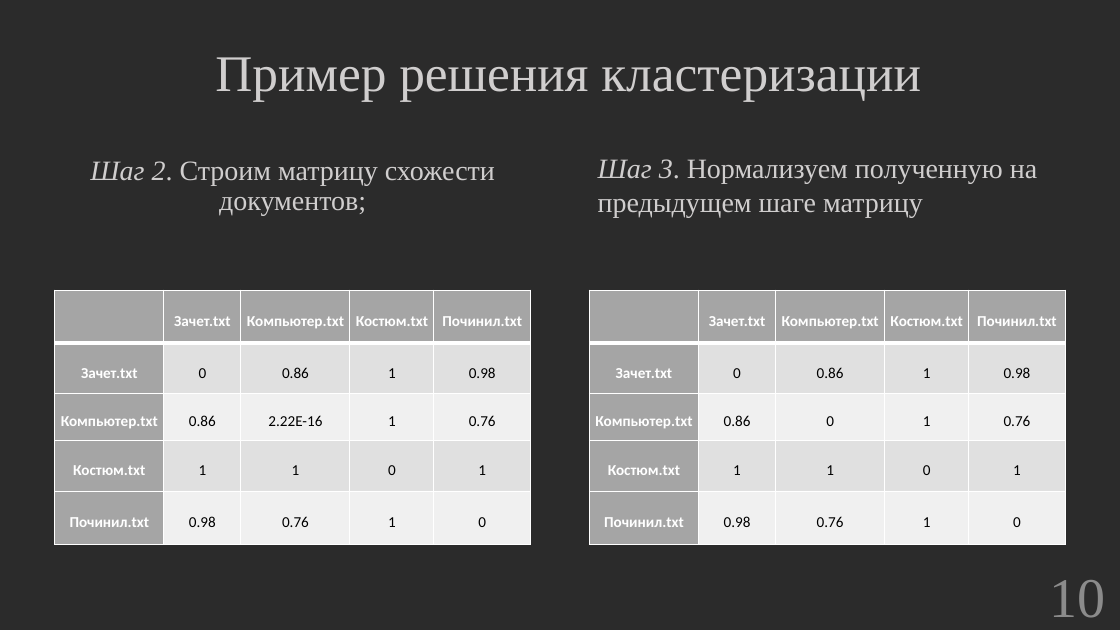
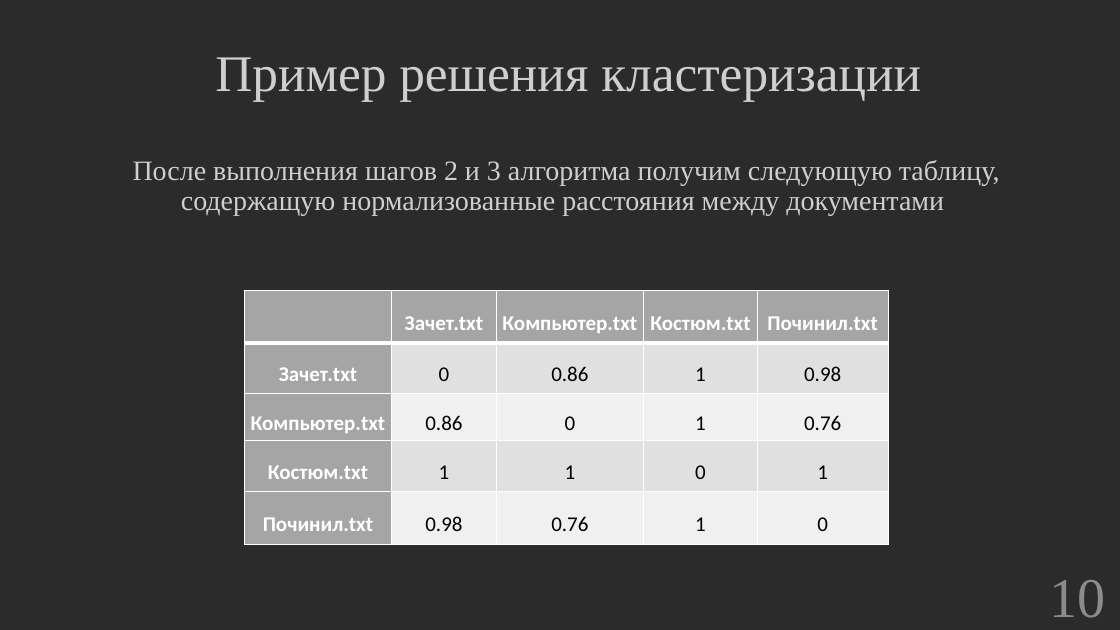
Before and after one commit to hetikk/diplom, a slide deck: slide 10 of docs/Презентация.pptx. Drawn at 1120x630 pixels with LibreOffice and Linux fonts; fonts in the diff are those of the drawing; background and template pictures are left out; a plain dark background stands for a picture behind light text. Boxes give left, top, right and bottom in pixels: in the first picture for what was removed or moved away, otherwise in the second. Text is boxed around its words. In the diff, an @@ line names an element or a change of style, - is before the commit and + after.

```diff
--- a/docs/Презентация.pptx
+++ b/docs/Презентация.pptx
@@ text at [133, 160, 1000, 216]: text changed @@
-Шаг 2. Строим матрицу схожести документов;
+После выполнения шагов 2 и 3 алгоритма получим следующую таблицу, содержащую нормализованные расстояния между документами
@@ text removed at [598, 159, 1037, 217] @@
-Шаг 3. Нормализуем полученную на предыдущем шаге матрицу
@@ table removed at [55, 290, 531, 544], 5 rows, 5 columns @@
- | Зачет.txt | Компьютер.txt | Костюм.txt | Починил.txt
-Зачет.txt | 0 | 0.86 | 1 | 0.98
-Компьютер.txt | 0.86 | 2.22E-16 | 1 | 0.76
-Костюм.txt | 1 | 1 | 0 | 1
-Починил.txt | 0.98 | 0.76 | 1 | 0
@@ table at [245, 290, 889, 544] @@
@@ size 13 to 18 pt @@
@@ table: place and size @@
-table at [590, 290, 1066, 544]
+table at [245, 290, 889, 544]
```
Also in this commit, not shown: 15 other slides changed, 4 slides removed, 2 other files.
